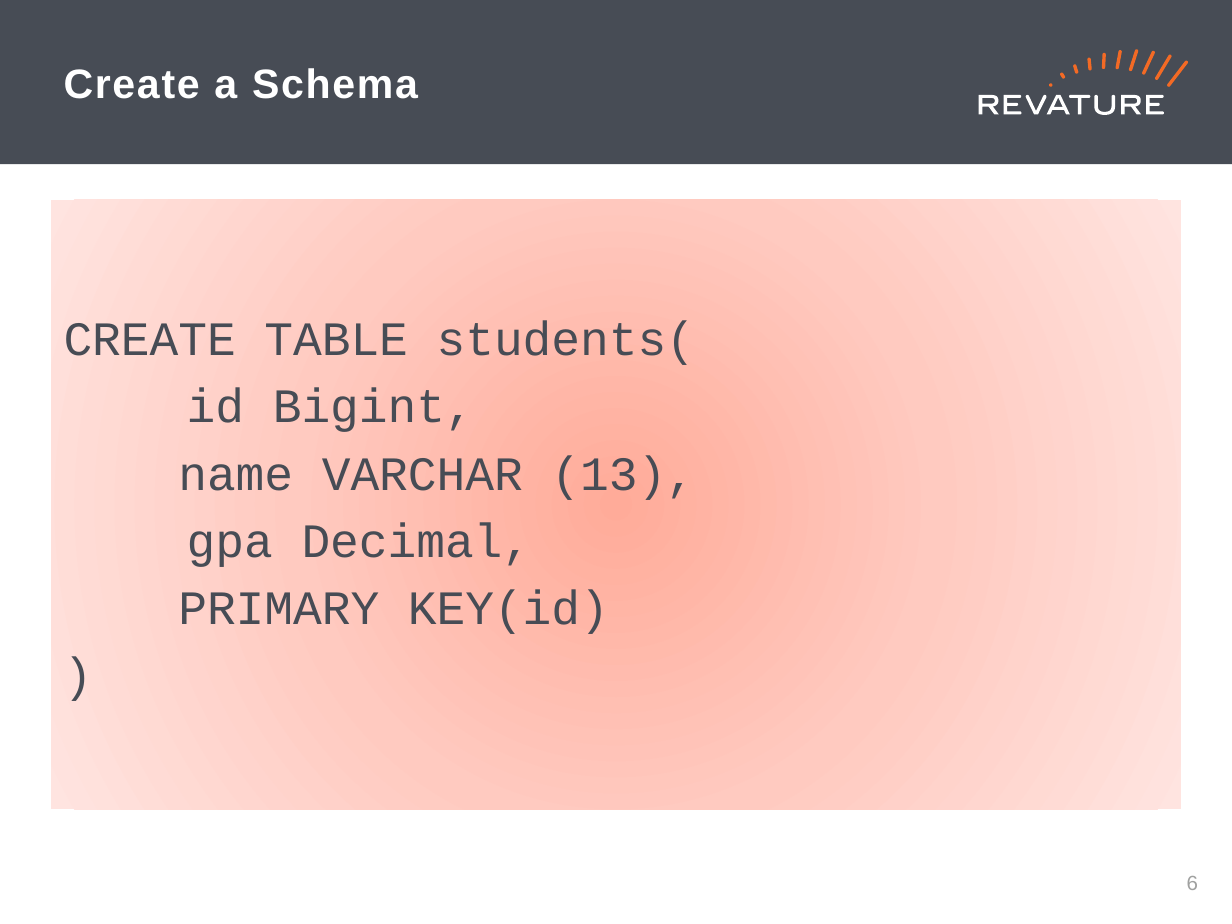
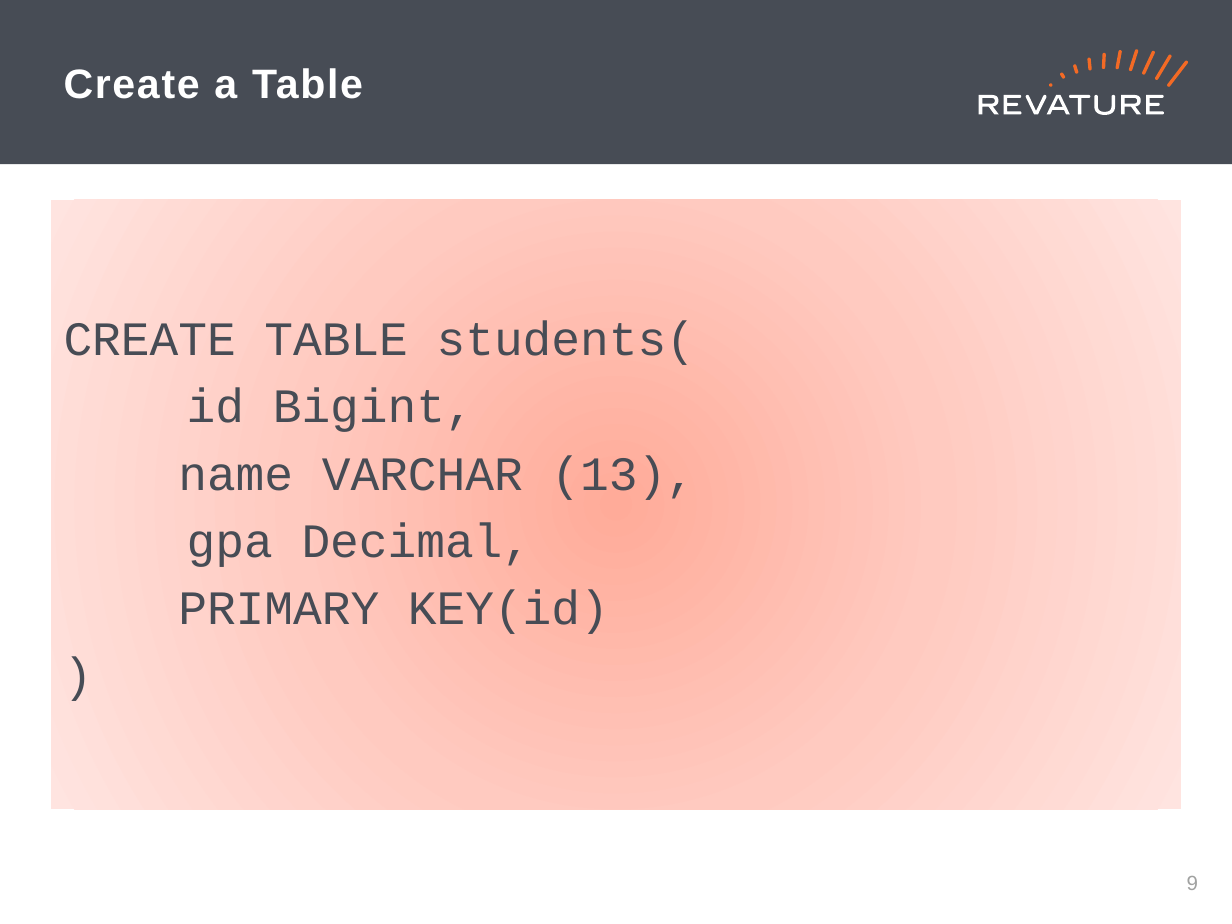
Before and after one commit to jhigherevature/8302021_RAP, a slide deck: slide 10 of powerpoints/Day_19.pptx (slide 7 before the commit). Drawn at 1232x924 pixels with LibreOffice and Linux fonts; fonts in the diff are those of the drawing. Boxes give left, top, right and bottom in pixels: in the first picture for what was removed or moved away, otherwise in the second. Text is boxed around its words. In the diff, an @@ line names an element or a change of style, - is before the commit and + after.

```diff
--- a/powerpoints/Day_19.pptx
+++ b/powerpoints/Day_19.pptx
@@ title at (64, 68, 363, 99): text changed @@
-Create a Schema
+Create a Table
@@ page number at (1187, 876, 1198, 890): text changed @@
-6
+9
```
Also in this commit, not shown: 1 other slide changed, 5 slides added, 3 other files.
